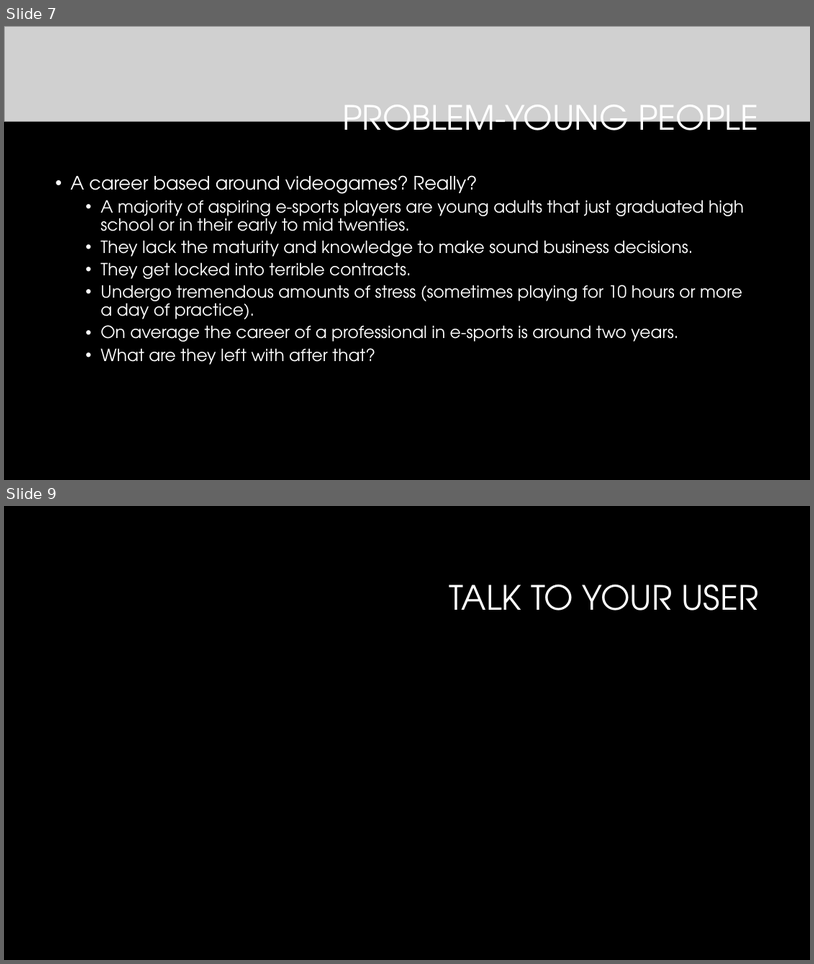
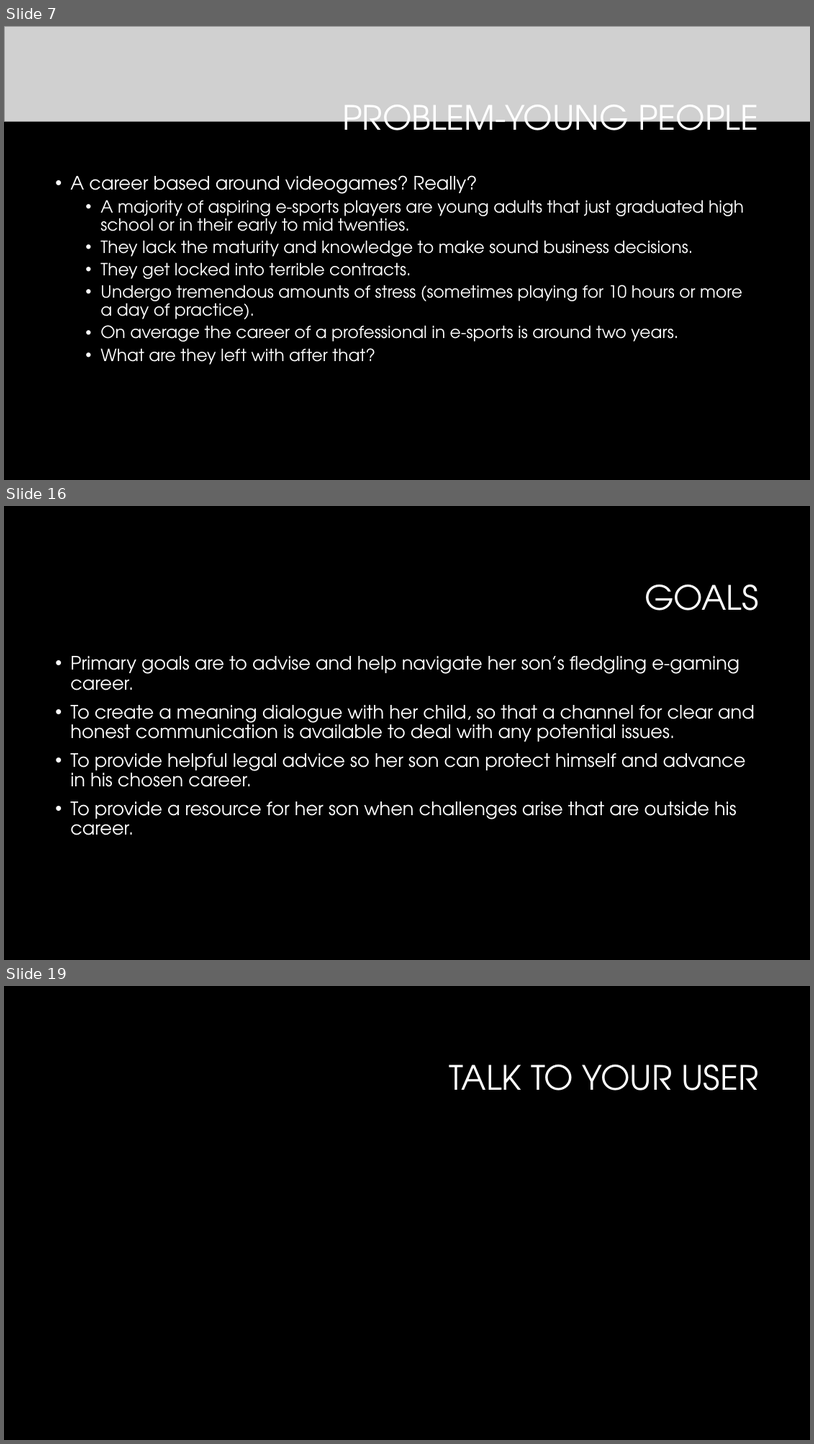
Before and after one commit to vinceleg/lab04_repo, a slide deck: dtc_team16_pitch_presentation.pptx. Shown one above the other, each under a label of ours: slides 7 and 9 before the commit, slides 7, 16 and 19 after it; the slides between them are not shown. The pictures are 814x964 and 814x1444 pixels, drawn with LibreOffice and Linux fonts; fonts in the diff are those of the drawing; grey boxes stand for pictures; background and template pictures are left out. Boxes give left, top, right and bottom in pixels: in the first picture for what was removed or moved away, otherwise in the second. Text is boxed around its words. In the diff, an @@ line names an element or a change of style, - is before the commit and + after.

```diff
--- a/dtc_team16_pitch_presentation.pptx
+++ b/dtc_team16_pitch_presentation.pptx
@@ slide 16 added at bbox=[4, 506, 810, 960], background #000000 @@
@@ title added at bbox=[645, 584, 759, 610], 40 pt, text #FFFFFF @@
+GOALS
@@ text added at bbox=[70, 656, 755, 835], 22 pt, text #FFFFFF @@
+• Primary goals are to advise and help navigate her son’s fledgling e-gaming career.
+• To create a meaning dialogue with her child, so that a channel for clear and honest communication is available to deal with any potential issues.
+• To provide helpful legal advice so her son can protect himself and advance in his chosen career.
+• To provide a resource for her son when challenges arise that are outside his career.
@@ what was slide 9 is now slide 19 @@
```
Also in this commit, not shown: 1 slide changed, 11 other slides added, 1 other file.
